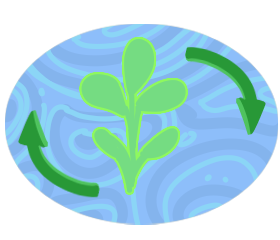
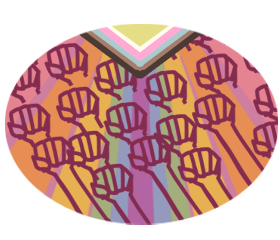
Revision of a layered (280, 240) image; what changed, layer by layer:
added group "sjw" with 11 layers above "Copy of Paint Layer 10" over [5, 24, 278, 225]
added layer "Paint Layer 90" in group "sjw" over [64, 24, 256, 128]
added layer "Copy of Group 86 Merged" in group "sjw" over [5, 24, 278, 225]
added layer "Paint Layer 91" (50%) in group "sjw" over [5, 24, 278, 225]
added layer "Copy of Paint Layer 10" (1st of 7, in "sjw") in group "sjw" over [5, 24, 278, 225]
hid "Copy of Paint Layer 10" (2nd of 7), moved it above "eco" over [5, 24, 278, 225]
hid group "eco" (13 layers) over [5, 24, 278, 225]
